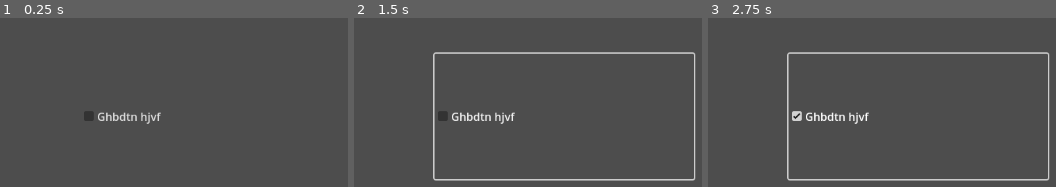
Above: before the commit, frames 1-3 (left to right).
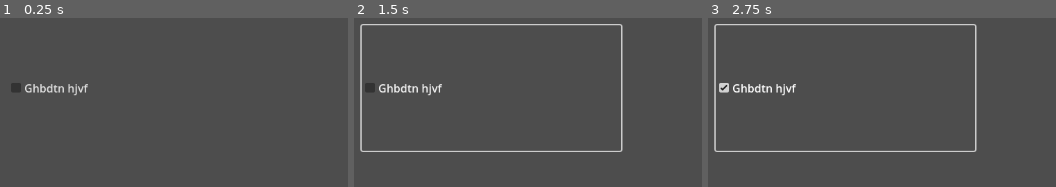
Above: after the commit, the same moments.

Repository: TakeCower/GodotGame1
Game: Godot game, scene res://node_2d.tscn
Two runs of this game, one before a commit and one after it. Both use one fixed random seed, a clock stepped at 60 frames per second and the inputs below. This scene is started directly instead of the project's main scene.
Inputs:
- Up to frame 1 (0.25 s): no input
- Up to frame 2 (1.5 s): click "Ghbdtn hjvf" at 0.5 s; tap Enter (ui_accept) at 1.25 s; hold Right (ui_right) from 1.28 s (still down)
- Up to frame 3 (2.75 s): keep holding Right (ui_right); tap Enter (ui_accept) at 1.52, 2, 2.27 s

The runs differ from the first frame. In frame 1, 1.3% of the frame differs, in the area x 3-47%, y 38-63%; in frame 2, 6.1%; in frame 3, 6.2%, in the area x 1-99%, y 3-97%.

Commit message:
Вот здесь

Diff:
--- a/node_2d.tscn
+++ b/node_2d.tscn
@@ -20,6 +20,8 @@
 
 [node name="CheckBox" type="CheckBox" parent="Control2"]
 layout_mode = 0
-offset_right = 374.0
-offset_bottom = 181.0
+offset_left = -105.0
+offset_top = -41.0
+offset_right = 269.0
+offset_bottom = 140.0
 text = "Ghbdtn hjvf"
Not shown: 1 places in Player/character_body_2d.tscn that only renumber resources
